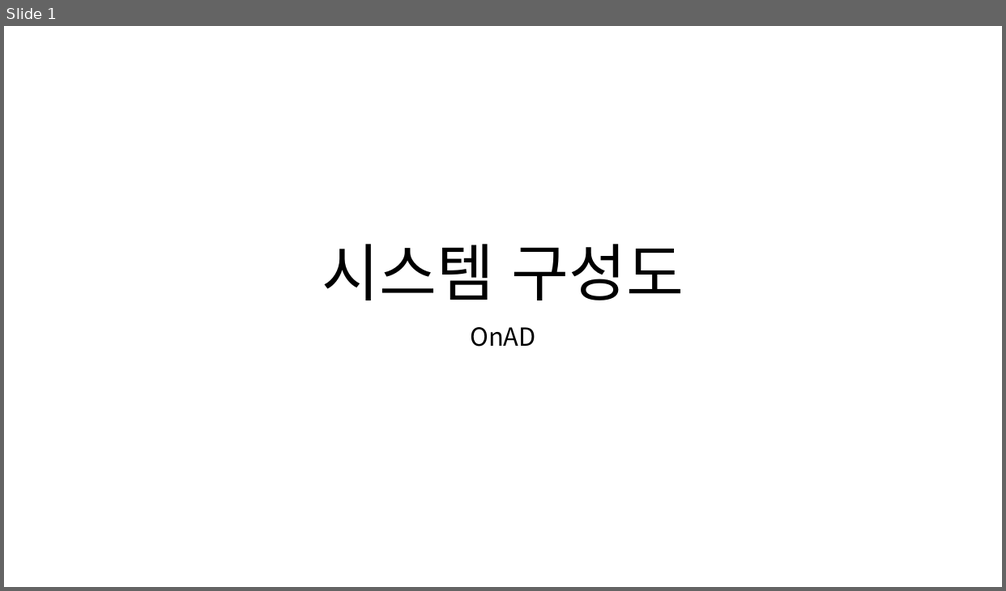
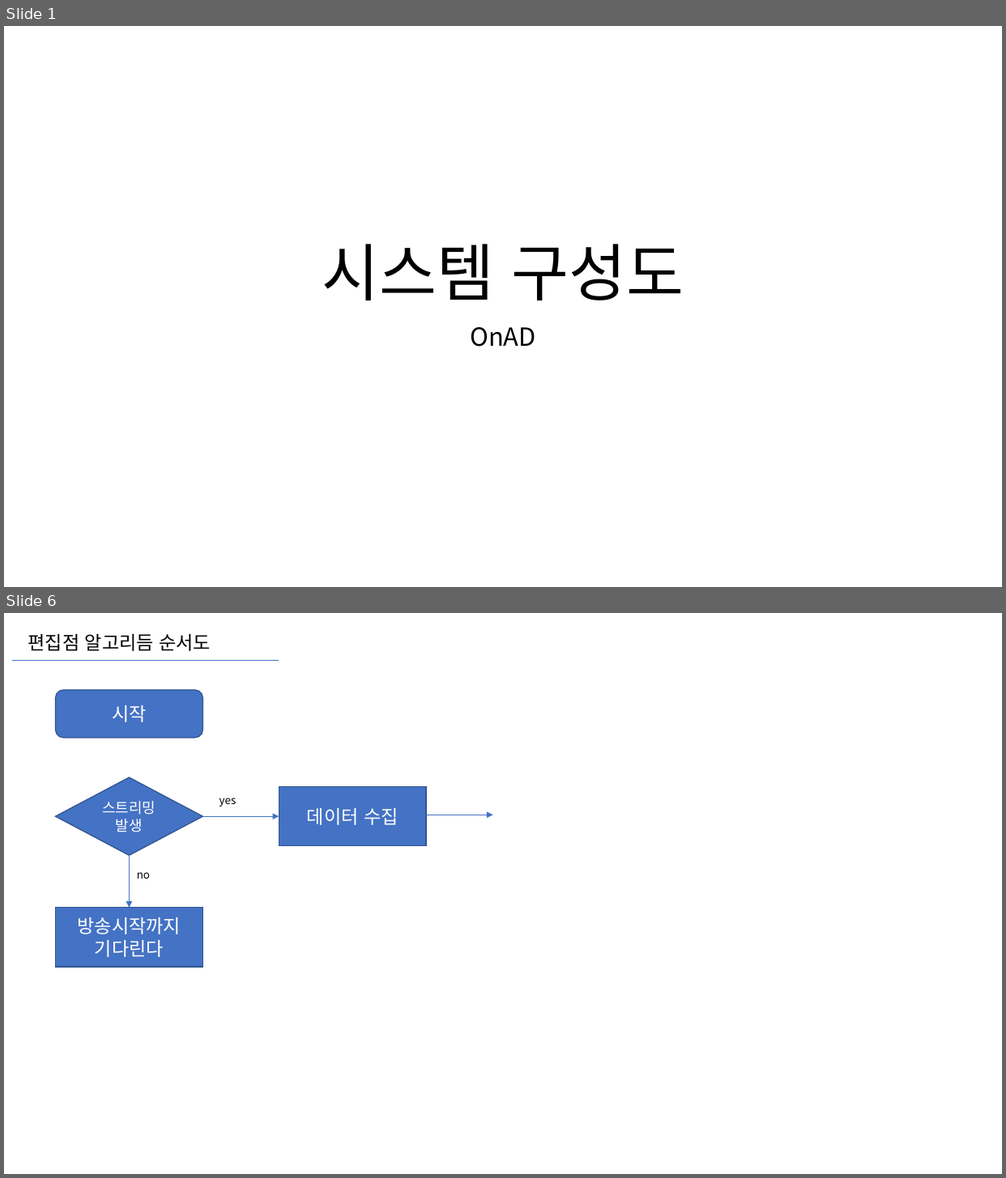
Before and after one commit to chanuuuuu/OnAD_project, a slide deck: docs/19_시스템구성도/시스템구성도.pptx. Shown one above the other, each under a label of ours: slide 1 before the commit, slides 1 and 6 after it; the slides between them are not shown. The pictures are 1006x591 and 1006x1178 pixels, drawn with LibreOffice and Linux fonts; fonts in the diff are those of the drawing. Boxes give left, top, right and bottom in pixels: in the first picture for what was removed or moved away, otherwise in the second. Text is boxed around its words. In the diff, an @@ line names an element or a change of style, - is before the commit and + after.

```diff
--- a/docs/19_시스템구성도/시스템구성도.pptx
+++ b/docs/19_시스템구성도/시스템구성도.pptx
@@ slide 6 added at (4,613,1002,1174), background #FFFFFF @@
@@ text added at (28,634,211,651), 18 pt, text #000000 @@
+편집점 알고리듬 순서도
@@ line added from (12, 661) to (279, 661), #4472C4 0.5 pt @@
@@ rounded rectangle added at (56,690,203,738), fill #4472C4, outline #325491 1 pt, 18 pt, text #FFFFFF @@
+시작
@@ diamond added at (56,777,203,855), fill #4472C4, outline #325491 1 pt, 14 pt, text #FFFFFF @@
+스트리밍 발생
@@ text added at (219,798,236,807), 10.5 pt, text #000000 @@
+yes
@@ rectangle added at (279,786,426,845), fill #4472C4, outline #325491 1 pt, 18 pt, text #FFFFFF @@
+데이터 수집
@@ arrow added from (203, 816) to (279, 816), #4472C4 0.5 pt @@
@@ arrow added from (426, 815) to (493, 815), #4472C4 0.5 pt @@
@@ arrow added from (129, 855) to (129, 908), #4472C4 0.5 pt @@
@@ text added at (137,872,150,879), 10.5 pt, text #000000 @@
+no
@@ rectangle added at (56,908,203,967), fill #4472C4, outline #325491 1 pt, 18 pt, text #FFFFFF @@
+방송시작까지 기다린다
```
Also in this commit, not shown: 3 slides changed, 1 other slide added, 1 slide removed.
